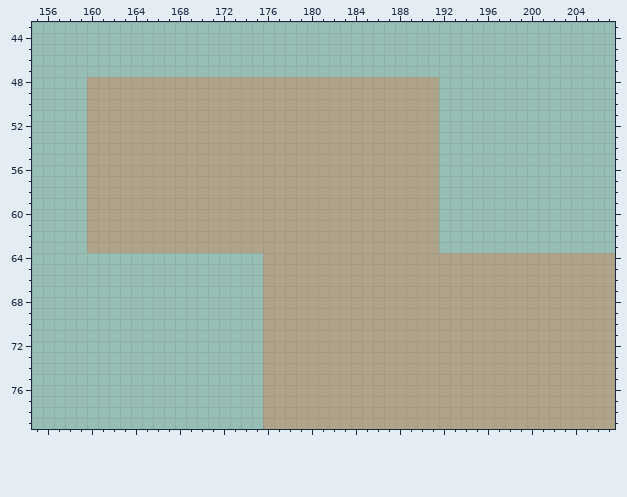
A pixel-art file gets an edit: 3학년 1학기 1인 개발 프로젝트/Minigames/Tetris/Tetris_Blocks.aseprite. Above is the file before it was changed.
208x80 pixels, 1 frame. Colours within 5 levels of each other are drawn and written as one. Shown: x 155..207, y 43..79.
The same view after the edit:
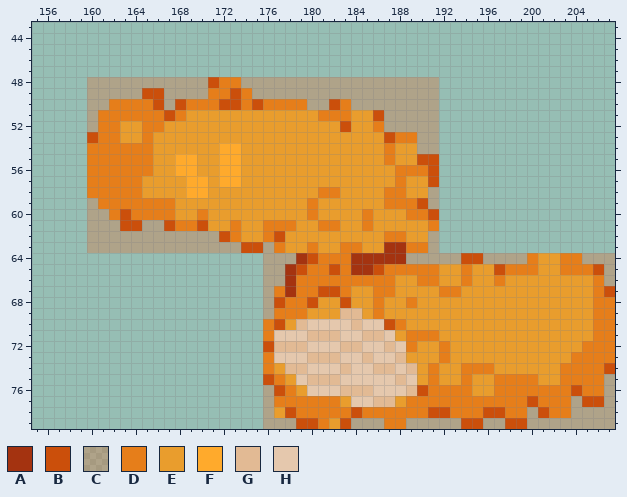
Palette (. is transparent): A #a43310  B #cb4f0b  C #ff4f003d  D #e67e1a  E #e99d2d  F #ffaa2c  G #e2ba94  H #e5c8ad
The exact change:
Layer "Day_3":
y 48: x 171..173 CCC -> BDD
y 49: x 165..166 CC -> BB; x 171..174 CCCC -> DDBD
y 50: x 162..166 CCCCC -> DDDDB; x 168..179 CCCCCCCCCCCC -> BDDDBBDBDDDD; x 182..183 CC -> BD
y 51: x 161..186 CCCCCCCCCCCCCCCCCCCCCCCCCC -> DDDDDDBDEEEEEEEEEEEEDDDEEB
y 52: x 161..186 CCCCCCCCCCCCCCCCCCCCCCCCCC -> DDEEDDEEEEEEEEEEEEEEEEBEED
y 53: x 160..189 CCCCCCCCCCCCCCCCCCCCCCCCCCCCCC -> BDDEEDEEEEEEEEEEEEEEEEEEEEEBDD
y 54: x 160..189 CCCCCCCCCCCCCCCCCCCCCCCCCCCCCC -> DDDDDDEEEEEEFFEEEEEEEEEEEEEDEE
y 55: x 160..191 CCCCCCCCCCCCCCCCCCCCCCCCCCCCCCCC -> DDDDDDEEFFEEFFEEEEEEEEEEEEEDEEBB
y 56: x 160..191 CCCCCCCCCCCCCCCCCCCCCCCCCCCCCCCC -> DDDDDDEEFFEEFFEEEEEEEEEEEEEEDDDB
y 57: x 160..191 CCCCCCCCCCCCCCCCCCCCCCCCCCCCCCCC -> DDDDDEEEEFFEFFEEEEEEEEEEEEEEDEEB
y 58: x 160..190 CCCCCCCCCCCCCCCCCCCCCCCCCCCCCCC -> DDDDDEEEEFFEEEEEEEEEEDDEEEEDDEE
y 59: x 161..190 CCCCCCCCCCCCCCCCCCCCCCCCCCCCCC -> DDDDDDDEEEEEEEEEEEEDEEEEEEDDDB
y 60: x 162..191 CCCCCCCCCCCCCCCCCCCCCCCCCCCCCC -> DBDDDDEEDEEEEEEEEEDEEEEDEEEDDB
y 61: x 163..164 CC -> BB; x 167..191 CCCCCCCCCCCCCCCCCCCCCCCCC -> BDDBEEDEEDDDEEDDEEDEEEEED
y 62: x 172..190 CCCCCCCCCCCCCCCCCCC -> BDEEDBEEEEEEEEEDDEE
y 63: x 174..175 CC -> BB; x 177..190 CCCCCCCCCCCCCC -> DEEDEEDDEEAADD
y 64: x 179..188 CCCCCCCCCC -> ABDDDAAAAA; x 194..195 CC -> BB; x 200..204 CCCCC -> DEEDD
y 65: x 178..206 CCCCCCCCCCCCCCCCCCCCCCCCCCCCC -> ABDDBDAABDDDDDEEDEEBDDDEEDDDB
y 66: x 178..206 CCCCCCCCCCCCCCCCCCCCCCCCCCCCC -> ADDDDDDDDDEEDDEEDEEDEEEEEEEED
y 67: x 177..207 CCCCCCCCCCCCCCCCCCCCCCCCCCCCCCC -> DADDBBDEEDDEEEEDDEEEEEEEEEEEEDB
y 68: x 177..207 CCCCCCCCCCCCCCCCCCCCCCCCCCCCCCC -> BDDBEEBEEDEEDEEEEEEEEEEEEEEEEDD
y 69: x 177..207 CCCCCCCCCCCCCCCCCCCCCCCCCCCCCCC -> DDDEEEGGEDEEEEEEEEEEEEEEEEEEEDD
y 70: x 176..207 CCCCCCCCCCCCCCCCCCCCCCCCCCCCCCCC -> DBEGHHHHGHHBDEEEEEEEEEEEEEEEEEDD
y 71: x 176..207 CCCCCCCCCCCCCCCCCCCCCCCCCCCCCCCC -> DHHHGGGHHGGHEDDDEEEEEEEEEEEEEEDD
y 72: x 176..207 CCCCCCCCCCCCCCCCCCCCCCCCCCCCCCCC -> BGGGHHHGGHHGHDEEDEEEEEEEEEEEEDDD
y 73: x 176..207 CCCCCCCCCCCCCCCCCCCCCCCCCCCCCCCC -> DHHHGGGHHGHHGEEEDEEEEEEEEEEEDDDD
y 74: x 176..207 CCCCCCCCCCCCCCCCCCCCCCCCCCCCCCCC -> DEGGHHHGHHGGHGEDEEDDDEEEEEEDDDDB
y 75: x 176..206 CCCCCCCCCCCCCCCCCCCCCCCCCCCCCCC -> BDEHGGGHHHHHGHEDEEDEEDDDDEEDDDD
y 76: x 177..206 CCCCCCCCCCCCCCCCCCCCCCCCCCCCCC -> BDEHHHGGGHHHGBDDDDEEDDDDDDDBDD
y 77: x 177..203 CCCCCCCCCCCCCCCCCCCCCCCCCCC -> DDDDDDEHHGGEDDDDDDDDDDDBDDD; x 205..206 CC -> BB
y 78: x 177..199 CCCCCCCCCCCCCCCCCCCCCCC -> EBDDDDDBDDDDDDBBDDDBBDD; x 201..203 CCC -> BDD
y 79: x 179..183 CCCCC -> BBDEB; x 187..188 CC -> DD; x 194..195 CC -> BB; x 198..199 CC -> BB
Where, in picture pixels (left, top, right, bottom), the same in both pictures:
changed: (87, 77, 615, 429)
